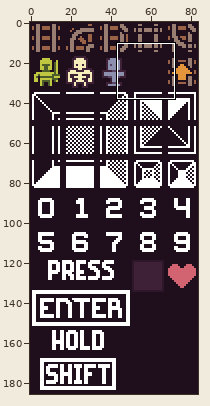
Edited in one commit: pixel-art file (src/assets/sprites.ase). Above: a wide view before the commit, with the close-up outlined.
Close-up. As it was:
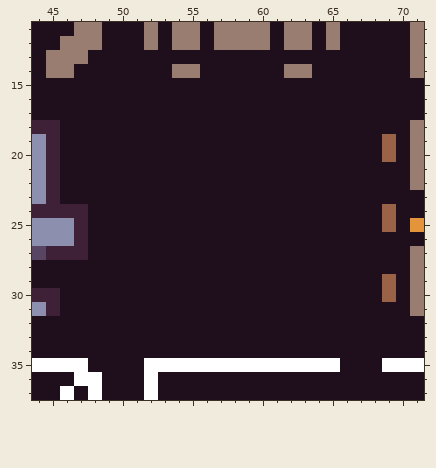
84x186 pixels, 1 frame. Shown: x 44..71, y 11..37.
Now the later version:
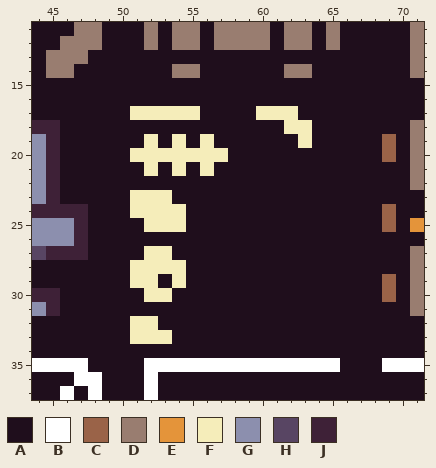
Palette (. is transparent): A #1f0e1c  B #ffffff  C #9a6348  D #997d70  E #e4943a  F #f5edba  G #8c8fae  H #584563  J #3e2137
What changed:
Layer "Layer 1":
y 17: x 51..55 AAAAA -> FFFFF; x 60..62 AAA -> FFF
y 18: x 62..63 AA -> FF
y 19: x 52 A -> F; x 54 A -> F; x 56 A -> F; x 63 A -> F
y 20: x 51..57 AAAAAAA -> FFFFFFF
y 21: x 52 A -> F; x 54 A -> F; x 56 A -> F
y 23: x 51..53 AAA -> FFF
y 24: x 51..54 AAAA -> FFFF
y 25: x 52..54 AAA -> FFF
y 27: x 52..53 AA -> FF
y 28: x 51..54 AAAA -> FFFF
y 29: x 51..52 AA -> FF; x 54 A -> F
y 30: x 52..53 AA -> FF
y 32: x 51..52 AA -> FF
y 33: x 51..53 AAA -> FFF
